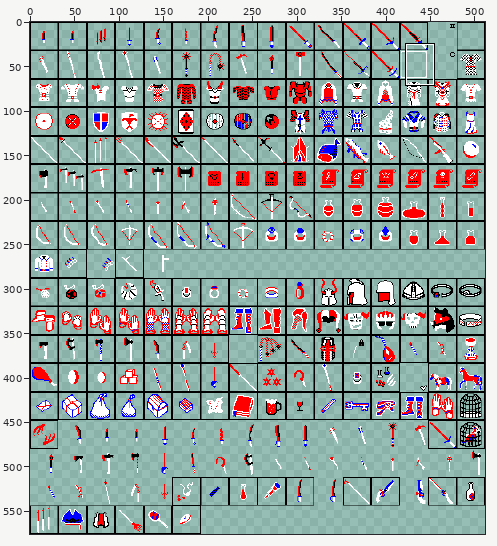
Sprite sheet: resources/sprites/items.png. Above, an overview of the earlier version with the close-up marked.
Close-up. As it was:
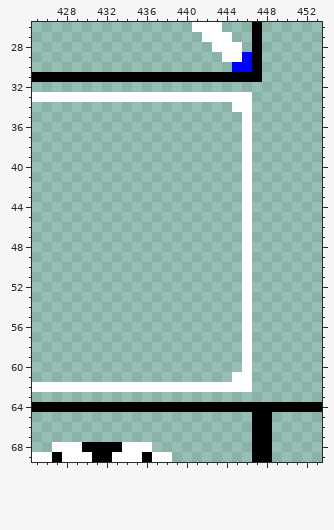
The file is 512x576 pixels. Pixels under 10% opacity are left out. Colours within 5 levels of each other are drawn and written as one. Shown: x 425..453, y 26..69.
Once edited:
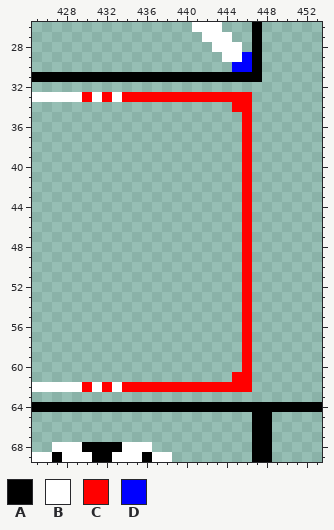
Palette (. is transparent): A #000000  B #ffffff  C #ff0000  D #0000ff
Message: Nicer higher tier sprites for paired weapons.
What changed:
{"y":33,"x":430,"old":"B","new":"C"}
{"y":33,"x":432,"old":"B","new":"C"}
{"y":33,"x":434,"old":"BBBBBBBBBBBBB","new":"CCCCCCCCCCCCC"}
{"y":34,"x":445,"old":"BB","new":"CC"}
{"y":35,"x":446,"old":"B","new":"C"}
{"y":36,"x":446,"old":"B","new":"C"}
{"y":37,"x":446,"old":"B","new":"C"}
{"y":38,"x":446,"old":"B","new":"C"}
{"y":39,"x":446,"old":"B","new":"C"}
{"y":40,"x":446,"old":"B","new":"C"}
{"y":41,"x":446,"old":"B","new":"C"}
{"y":42,"x":446,"old":"B","new":"C"}
{"y":43,"x":446,"old":"B","new":"C"}
{"y":44,"x":446,"old":"B","new":"C"}
{"y":45,"x":446,"old":"B","new":"C"}
{"y":46,"x":446,"old":"B","new":"C"}
{"y":47,"x":446,"old":"B","new":"C"}
{"y":48,"x":446,"old":"B","new":"C"}
{"y":49,"x":446,"old":"B","new":"C"}
{"y":50,"x":446,"old":"B","new":"C"}
{"y":51,"x":446,"old":"B","new":"C"}
{"y":52,"x":446,"old":"B","new":"C"}
{"y":53,"x":446,"old":"B","new":"C"}
{"y":54,"x":446,"old":"B","new":"C"}
{"y":55,"x":446,"old":"B","new":"C"}
{"y":56,"x":446,"old":"B","new":"C"}
{"y":57,"x":446,"old":"B","new":"C"}
{"y":58,"x":446,"old":"B","new":"C"}
{"y":59,"x":446,"old":"B","new":"C"}
{"y":60,"x":446,"old":"B","new":"C"}
{"y":61,"x":445,"old":"BB","new":"CC"}
{"y":62,"x":430,"old":"B","new":"C"}
{"y":62,"x":432,"old":"B","new":"C"}
{"y":62,"x":434,"old":"BBBBBBBBBBBBB","new":"CCCCCCCCCCCCC"}
{"label":"changed","picture_box":[82,92,252,392]}
